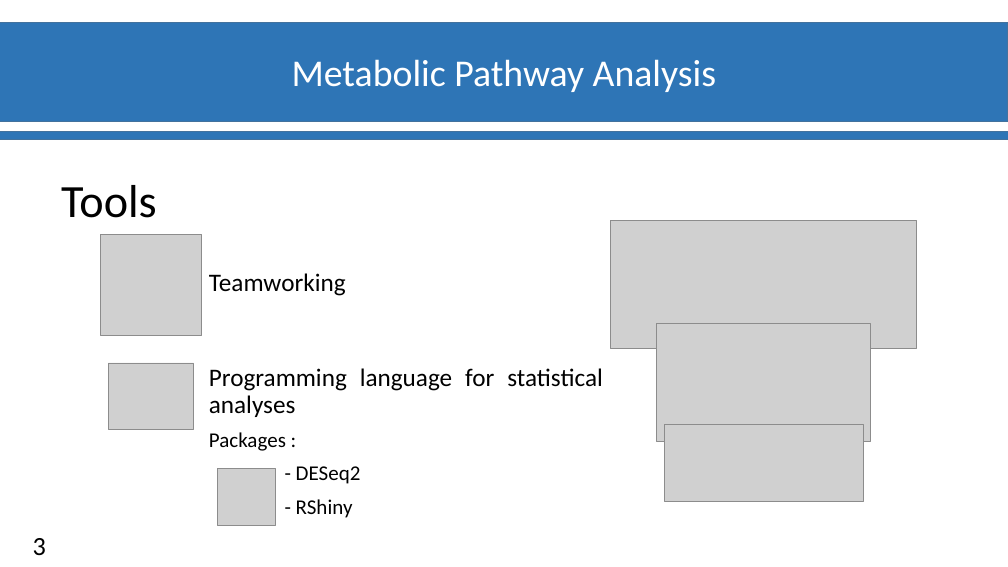
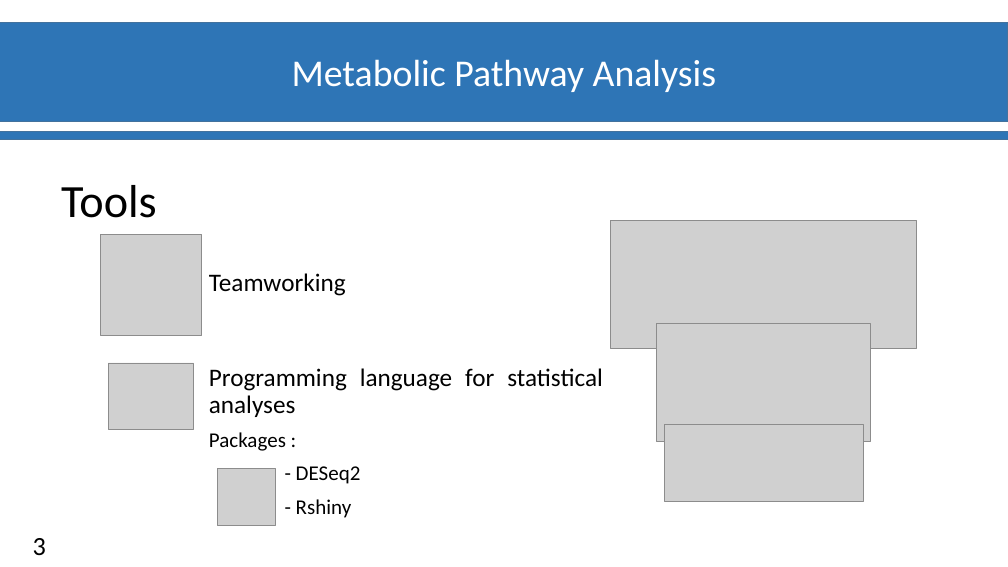
Before and after one commit to Ylefol/projet-INSERM_V5, a slide deck: slide 4 of Slides/Diapos_Suivit_projet.pptx. Drawn at 1008x567 pixels with LibreOffice and Linux fonts; fonts in the diff are those of the drawing; grey boxes stand for pictures; background and template pictures are left out. Boxes give left, top, right and bottom in pixels: in the first picture for what was removed or moved away, otherwise in the second. Text is boxed around its words. In the diff, an @@ line names an element or a change of style, - is before the commit and + after.

```diff
--- a/Slides/Diapos_Suivit_projet.pptx
+++ b/Slides/Diapos_Suivit_projet.pptx
@@ text at (296, 499, 352, 518): text changed @@
-- RShiny
+- Rshiny
```
Also in this commit, not shown: 1 other slide changed.
